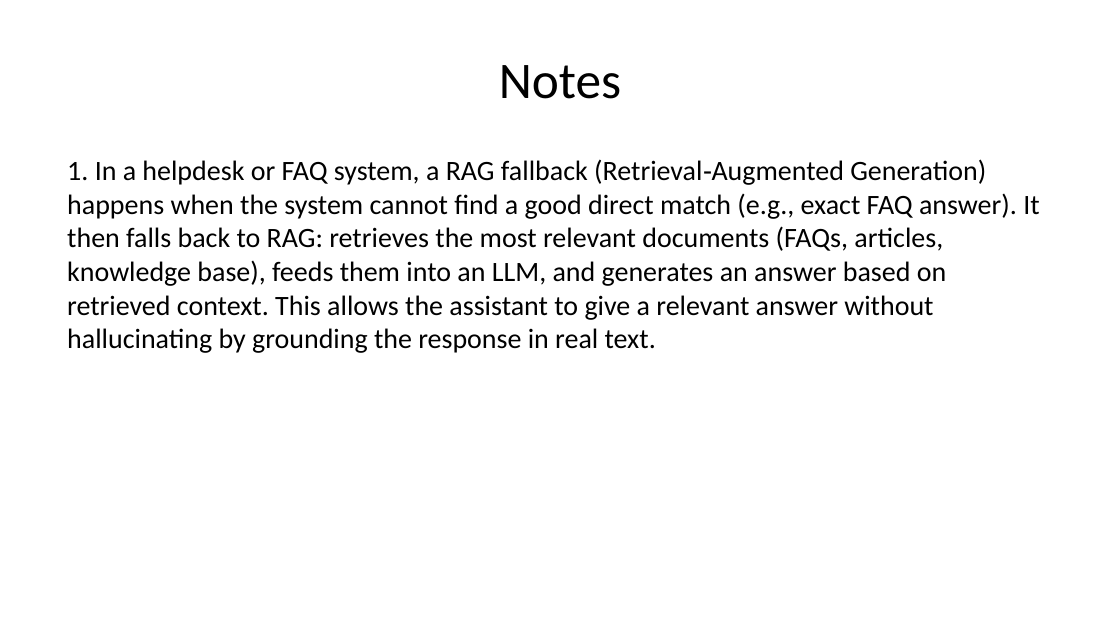
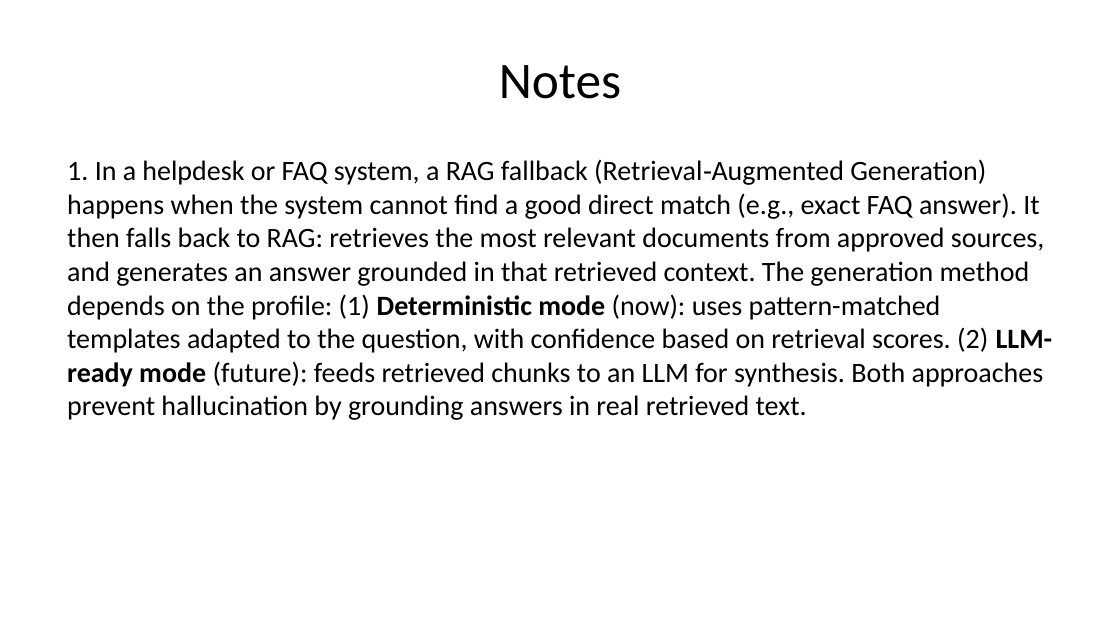
Before and after one commit to UM-KGPI/NapcoreHelpdesk, a slide deck: slide 19 of dist/napcore-helpdesk-presentation.pptx. Drawn at 1120x630 pixels with LibreOffice and Linux fonts; fonts in the diff are those of the drawing. Boxes give left, top, right and bottom in pixels: in the first picture for what was removed or moved away, otherwise in the second. Text is boxed around its words. In the diff, an @@ line names an element or a change of style, - is before the commit and + after.

Commit message:
Enhance deterministic generator with pattern-matching and clarify generation profiles in presentations

```diff
--- a/dist/napcore-helpdesk-presentation.pptx
+++ b/dist/napcore-helpdesk-presentation.pptx
@@ text at (67,159,1053,420): text changed @@
-1. In a helpdesk or FAQ system, a RAG fallback (Retrieval‑Augmented Generation) happens when the system cannot find a good direct match (e.g., exact FAQ answer). It then falls back to RAG: retrieves the most relevant documents (FAQs, articles, knowledge base), feeds them into an LLM, and generates an answer based on retrieved context. This allows the assistant to give a relevant answer without hallucinating by grounding the response in real text.
+1. In a helpdesk or FAQ system, a RAG fallback (Retrieval‑Augmented Generation) happens when the system cannot find a good direct match (e.g., exact FAQ answer). It then falls back to RAG: retrieves the most relevant documents from approved sources, and generates an answer grounded in that retrieved context. The generation method depends on the profile: (1) Deterministic mode (now): uses pattern-matched templates adapted to the question, with confidence based on retrieval scores. (2) LLM-ready mode (future): feeds retrieved chunks to an LLM for synthesis. Both approaches prevent hallucination by grounding answers in real retrieved text.
```
Also in this commit, not shown: 1 other slide changed, 7 other files.
